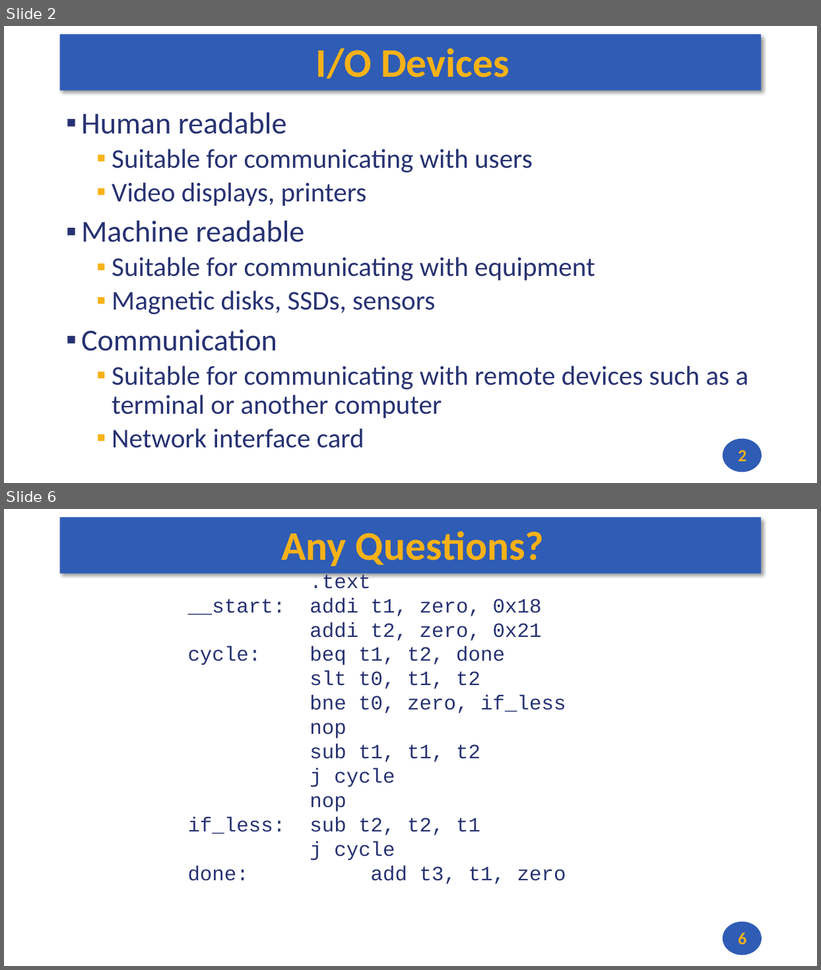
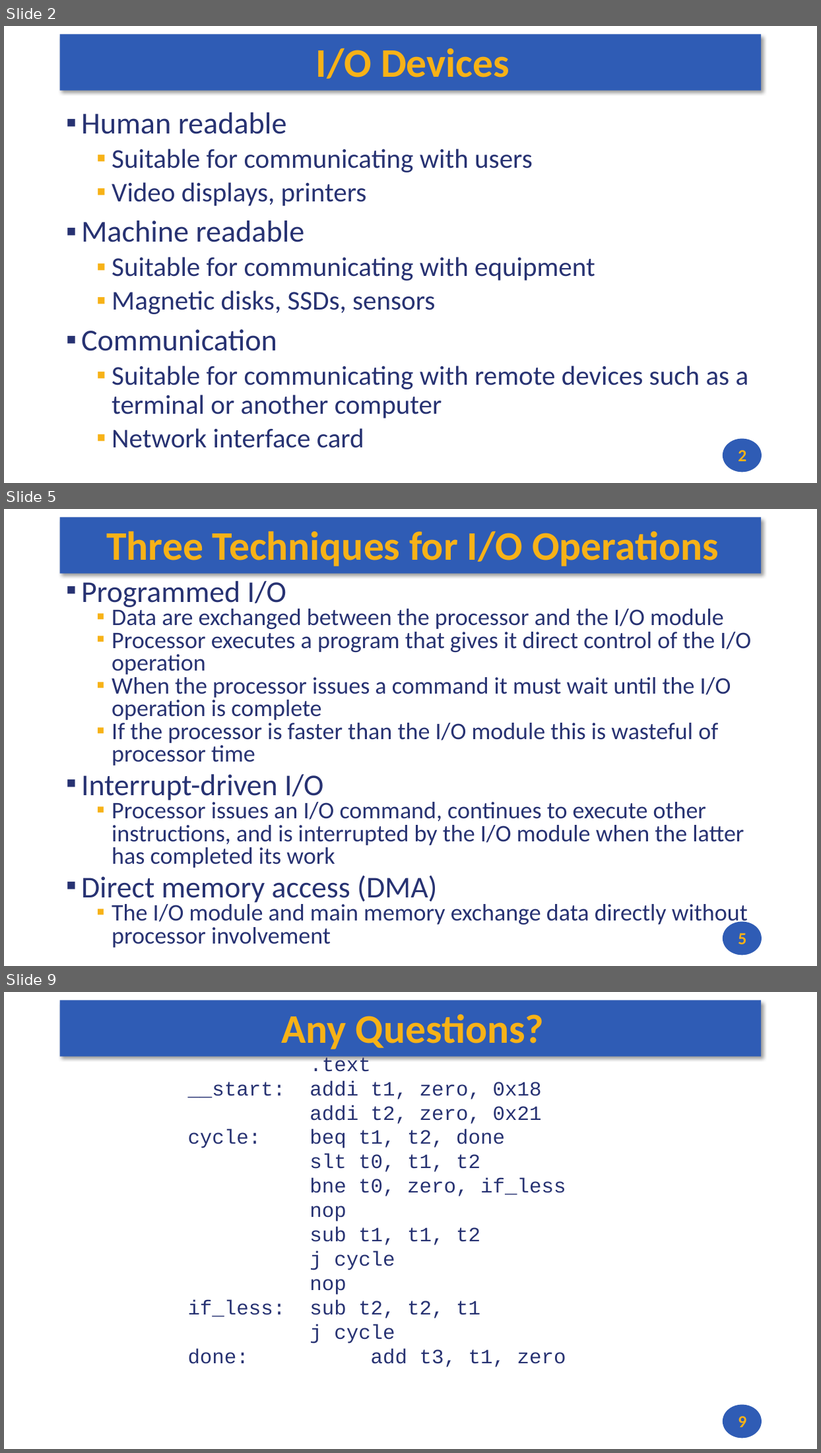
Before and after one commit to andrewt0301/hse-acos-course, a slide deck: docs/part1ca/08_MMIO/CA_Lecture_08.pptx. Shown one above the other, each under a label of ours: slides 2 and 6 before the commit, slides 2, 5 and 9 after it; the slides between them are not shown. The pictures are 821x970 and 821x1453 pixels, drawn with LibreOffice and Linux fonts; fonts in the diff are those of the drawing. Boxes give left, top, right and bottom in pixels: in the first picture for what was removed or moved away, otherwise in the second. Text is boxed around its words. In the diff, an @@ line names an element or a change of style, - is before the commit and + after.

```diff
--- a/docs/part1ca/08_MMIO/CA_Lecture_08.pptx
+++ b/docs/part1ca/08_MMIO/CA_Lecture_08.pptx
@@ slide 5 added at bbox=[4, 509, 817, 966], background #FFFFFF; not listed: 2 template elements that a slide beside it also shows @@
@@ title added at bbox=[106, 531, 719, 566], 48 pt, text #F7B217, bold @@
+Three Techniques for I/O Operations
@@ text added at bbox=[81, 581, 751, 948], 28.1 pt, text #273272 @@
+▪ Programmed I/O
+  ▪ Data are exchanged between the processor and the I/O module
+  ▪ Processor executes a program that gives it direct control of the I/O operation
+  ▪ When the processor issues a command it must wait until the I/O operation is complete
+  ▪ If the processor is faster than the I/O module this is wasteful of processor time
+▪ Interrupt-driven I/O
+  ▪ Processor issues an I/O command, continues to execute other instructions, and is interrupted by the I/O module when the latter has completed its work
+▪ Direct memory access (DMA)
+  ▪ The I/O module and main memory exchange data directly without processor involvement
@@ page number added at bbox=[738, 933, 746, 945], 20 pt, text #F7B217, bold @@
+5
@@ what was slide 6 is now slide 9 @@
@@ page number at bbox=[738, 1416, 746, 1428]: text changed @@
-6
+9
```
Also in this commit, not shown: 3 slides changed, 2 other slides added, 1 other file.
